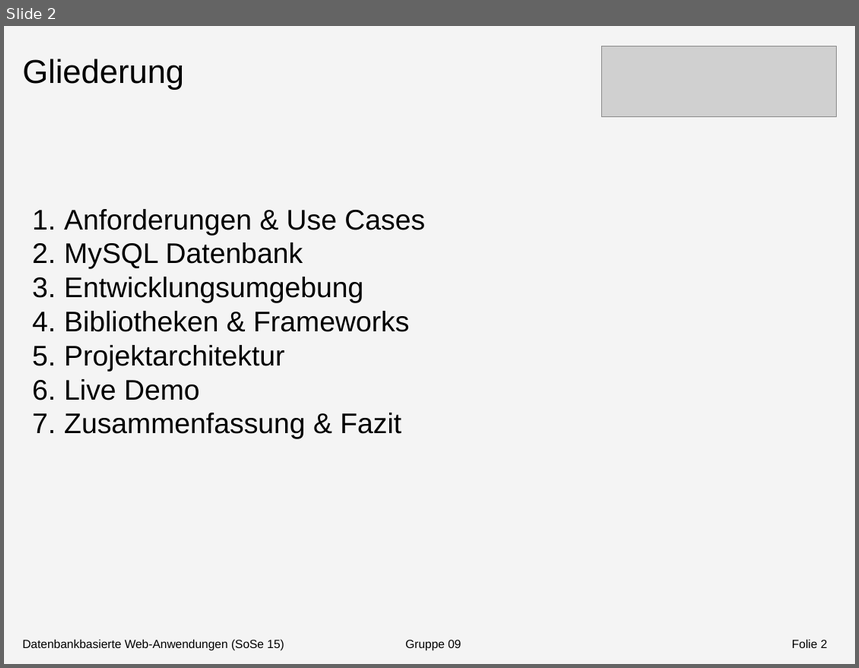
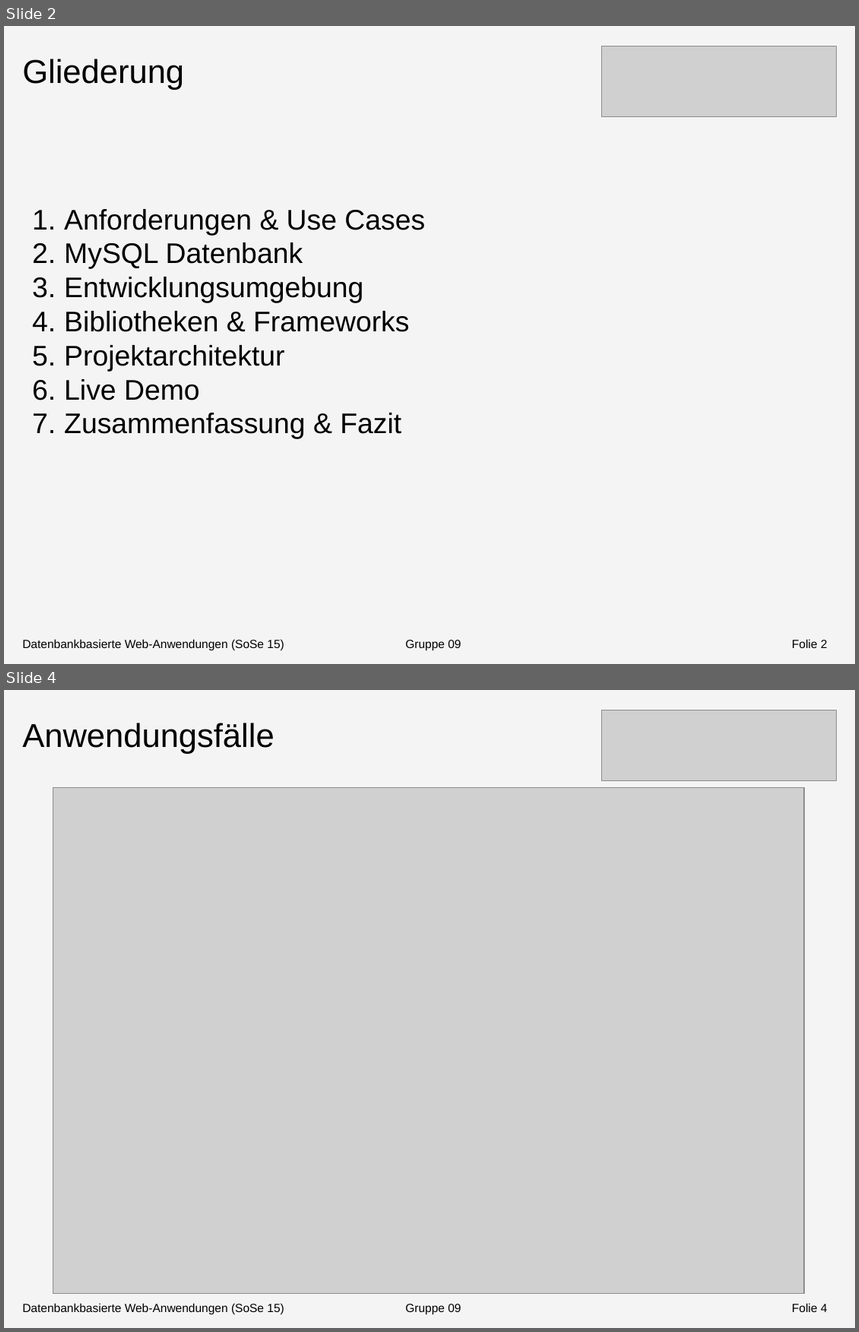
Before and after one commit to Shardic/DatenbankenMI2015, a slide deck: Doku/Dokumentation/Präsentation/Präsentation1.pptx. Shown one above the other, each under a label of ours: slide 2 before the commit, slides 2 and 4 after it; the slides between them are not shown. The pictures are 859x668 and 859x1332 pixels, drawn with LibreOffice and Linux fonts; fonts in the diff are those of the drawing; grey boxes stand for pictures. Boxes give left, top, right and bottom in pixels: in the first picture for what was removed or moved away, otherwise in the second. Text is boxed around its words. In the diff, an @@ line names an element or a change of style, - is before the commit and + after.

```diff
--- a/Doku/Dokumentation/Präsentation/Präsentation1.pptx
+++ b/Doku/Dokumentation/Präsentation/Präsentation1.pptx
@@ slide 4 added at [4, 690, 855, 1328], background #F4F4F4 @@
@@ picture added at [601, 711, 836, 781] @@
@@ text added at [22, 723, 274, 754], 28 pt, text #000000 @@
+Anwendungsfälle
@@ picture added at [53, 788, 805, 1294] @@
@@ text added at [22, 1303, 461, 1315], 10 pt, text #000000 @@
+Datenbankbasierte Web-Anwendungen (SoSe 15) Gruppe 09
@@ page number added at [792, 1303, 828, 1312], 10 pt, text #000000 @@
+Folie 4
```
Also in this commit, not shown: 4 slides changed, 2 other slides added.
